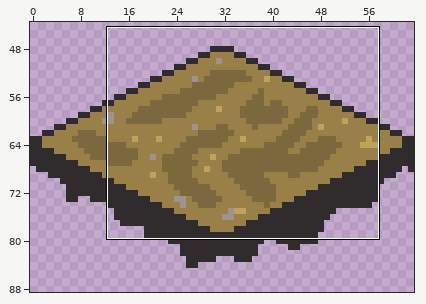
A pixel-art file gets an edit: assets/ground.aseprite. Above, an overview of the earlier version with the close-up marked.
Close-up. Before the edit:
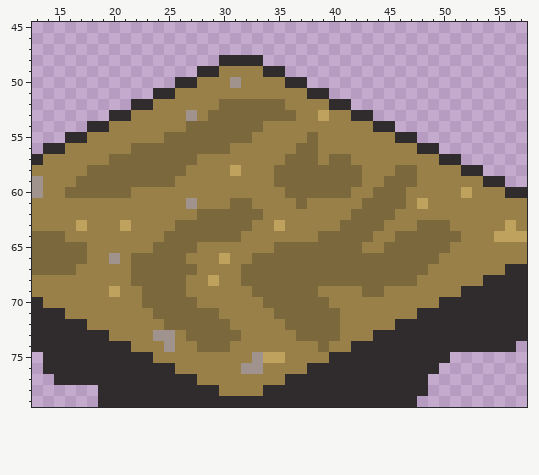
64x128 pixels, 1 frame. Shown: x 13..57, y 45..79. The wide view leaves out empty margins.
New version:
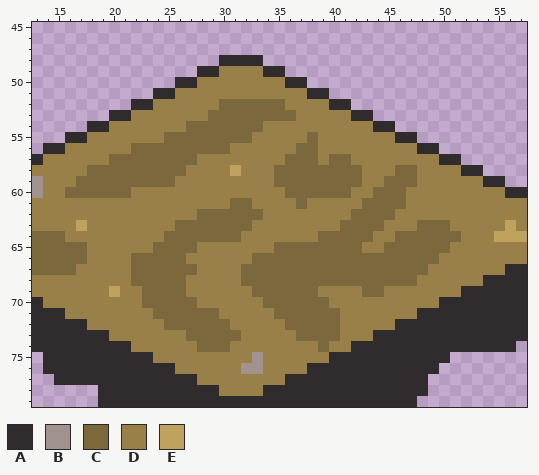
Palette (. is transparent): A #302c2e  B #a0938e  C #7b683d  D #988048  E #bfa25e
The edit:
Layer "Layer 1":
Colour B becomes colour D in row 50 at x 31; in row 53 at x 27; in row 61 at x 27; in row 66 at x 20; in row 73 at x 24 to 25; in row 74 at x 25.
Colour E becomes colour D in row 53 at x 39; in row 60 at x 52; in row 61 at x 48; in row 63 at x 21 and 35; in row 66 at x 30; in row 68 at x 29.
Colour E becomes colour D in row 75 at x 34 to 35.
